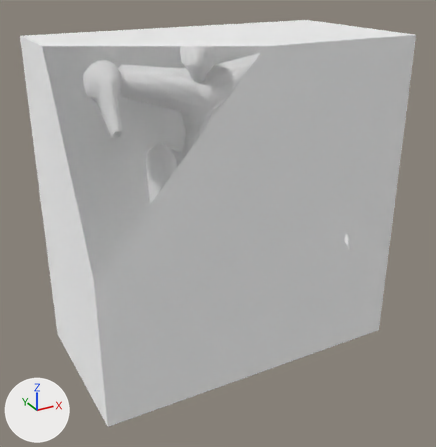
The glTF model assets/enemy3.glb: old version first, new version second.
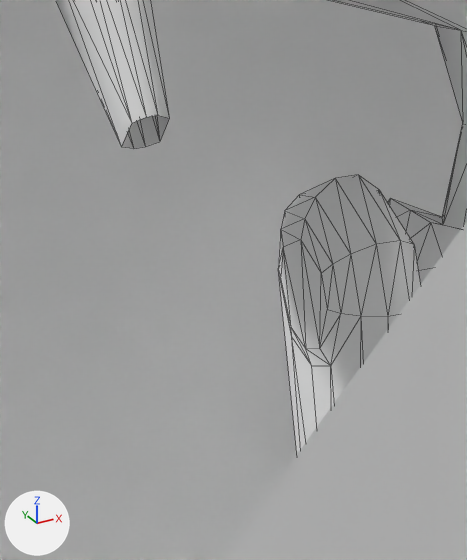
The first picture shows the older version from a 50 mm camera at (-1.73, -3.45, 2.45) aimed at (-0.04, -0.37, 0.91). The close-ups show both versions on the part from 20% to 43% of the width and 24% to 51% of the height of that picture. Every picture has the same lights, and +X, +Y and +Z are marked at lower left. The close-ups show mesh edges as thin lines. Everything nearer to the camera than a plane just in front of the edit is cut away. Vertices at the same position are counted once.

Names of what the first close-up shows: 'Body', 'ENEMY_bot_20', 'UpperArms', 'UpperLegs'.
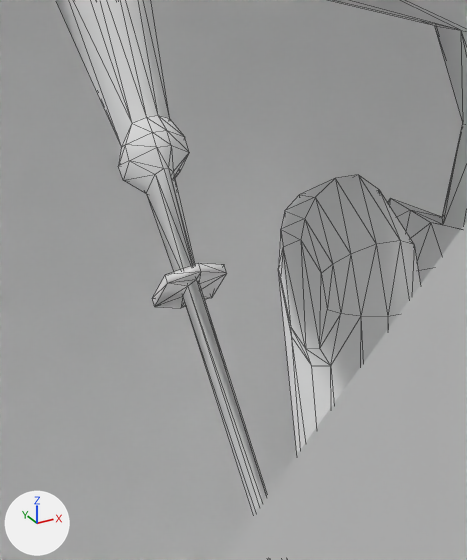
Where the change shows, as pixel boxes [x1, y1, x2, y2] in the close-ups (467 x 560 px):
'LowerArms', reshaped (not visible before): after [118, 115, 267, 514]

The change, as a diff of the scene's bpy script:
```diff
--- a/assets/enemy3.glb.py
+++ b/assets/enemy3.glb.py
@@ me_cube_006 @@
 me_cube_006.from_pydata(...)  # 59 vertices, 112 faces; spans x 0.577..0.656, y -0.883..-0.194, z 0.778..1.559
 # used by ob_lowerarms; location = (0.0, 0.0, 0.0)
+# me_cube_006 part 1: the loose piece of 59 vertices spanning x 0.577..0.656, y -0.883..-0.194, z 0.778..1.559 is copied, and the copy is mirrored in x about the mesh origin; it spans x -0.656..-0.577, y -0.883..-0.194, z 0.778..1.559
 me_cube_006.materials.append(mat_green)
```
